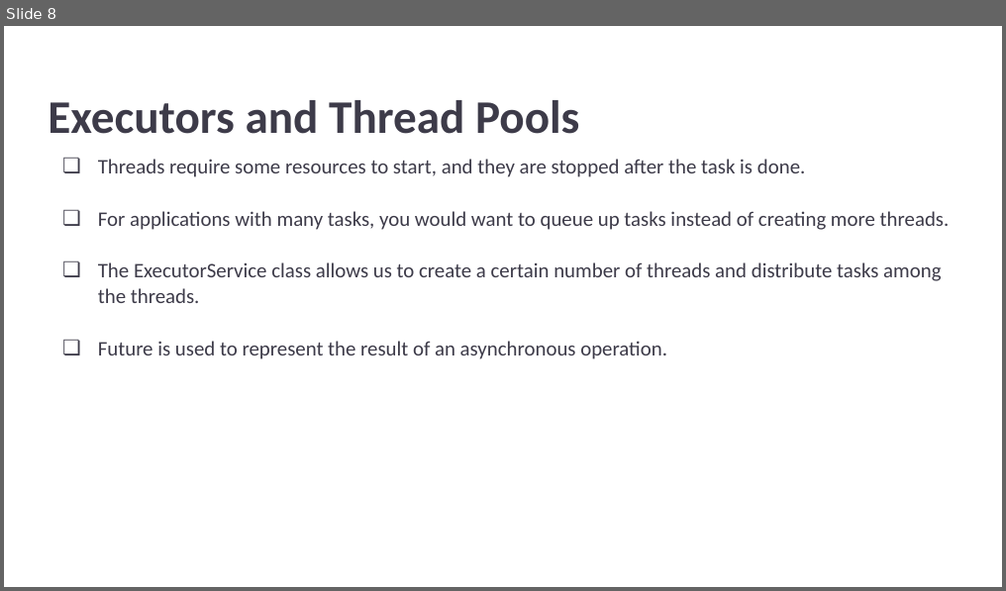
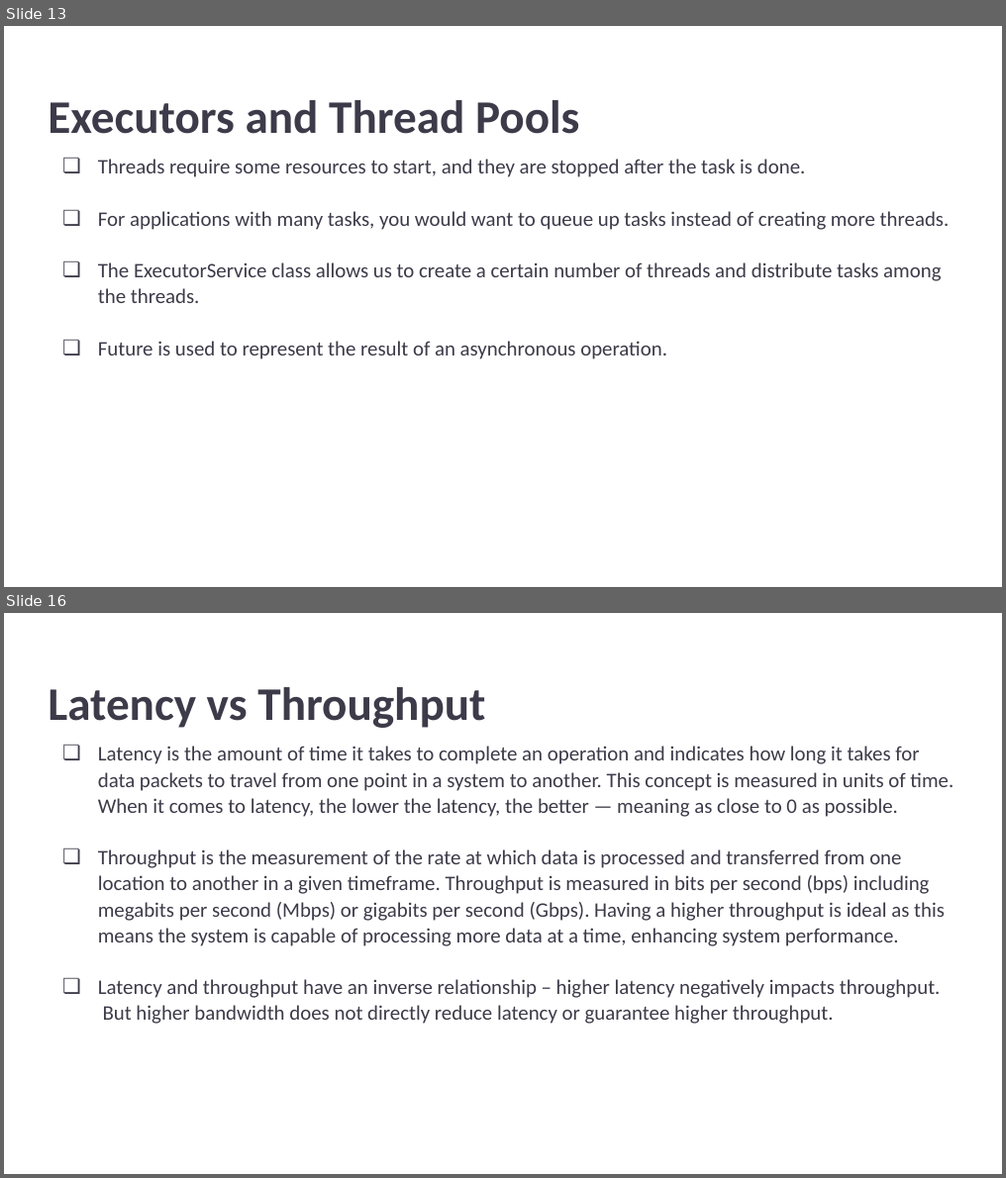
Before and after one commit to ankit741/java-performance-issues, a slide deck: src/main/resources/Java Performance & Concurrency_ A Deep Dive.pptx. Shown one above the other, each under a label of ours: slide 8 before the commit, slides 13 and 16 after it; the slides between them are not shown. The pictures are 1006x591 and 1006x1178 pixels, drawn with LibreOffice and Linux fonts; fonts in the diff are those of the drawing. Boxes give left, top, right and bottom in pixels: in the first picture for what was removed or moved away, otherwise in the second. Text is boxed around its words. In the diff, an @@ line names an element or a change of style, - is before the commit and + after.

```diff
--- a/src/main/resources/Java Performance & Concurrency_ A Deep Dive.pptx
+++ b/src/main/resources/Java Performance & Concurrency_ A Deep Dive.pptx
@@ slide 16 added at (4,613,1002,1174), background #FFFFFF @@
@@ title added at (48,687,485,728), 33.7 pt, text #3D3B49, bold @@
+Latency vs Throughput
@@ text added at (98,746,953,1024), 14.8 pt, text #3D3B49 @@
+❏ Latency is the amount of time it takes to complete an operation and indicates how long it takes for data packets to travel from one point in a system to another. This concept is measured in units of time.
+When it comes to latency, the lower the latency, the better — meaning as close to 0 as possible.
+❏ Throughput is the measurement of the rate at which data is processed and transferred from one location to another in a given timeframe. Throughput is measured in bits per second (bps) including megabits per second (Mbps) or gigabits per second (Gbps). Having a higher throughput is ideal as this means the system is capable of processing more data at a time, enhancing system performance.
+❏ Latency and throughput have an inverse relationship – higher latency negatively impacts throughput.
+But higher bandwidth does not directly reduce latency or guarantee higher throughput.
@@ what was slide 8 is now slide 13 @@
```
Also in this commit, not shown: 1 slide changed, 9 other slides added, 2 slides removed, 8 other files.
